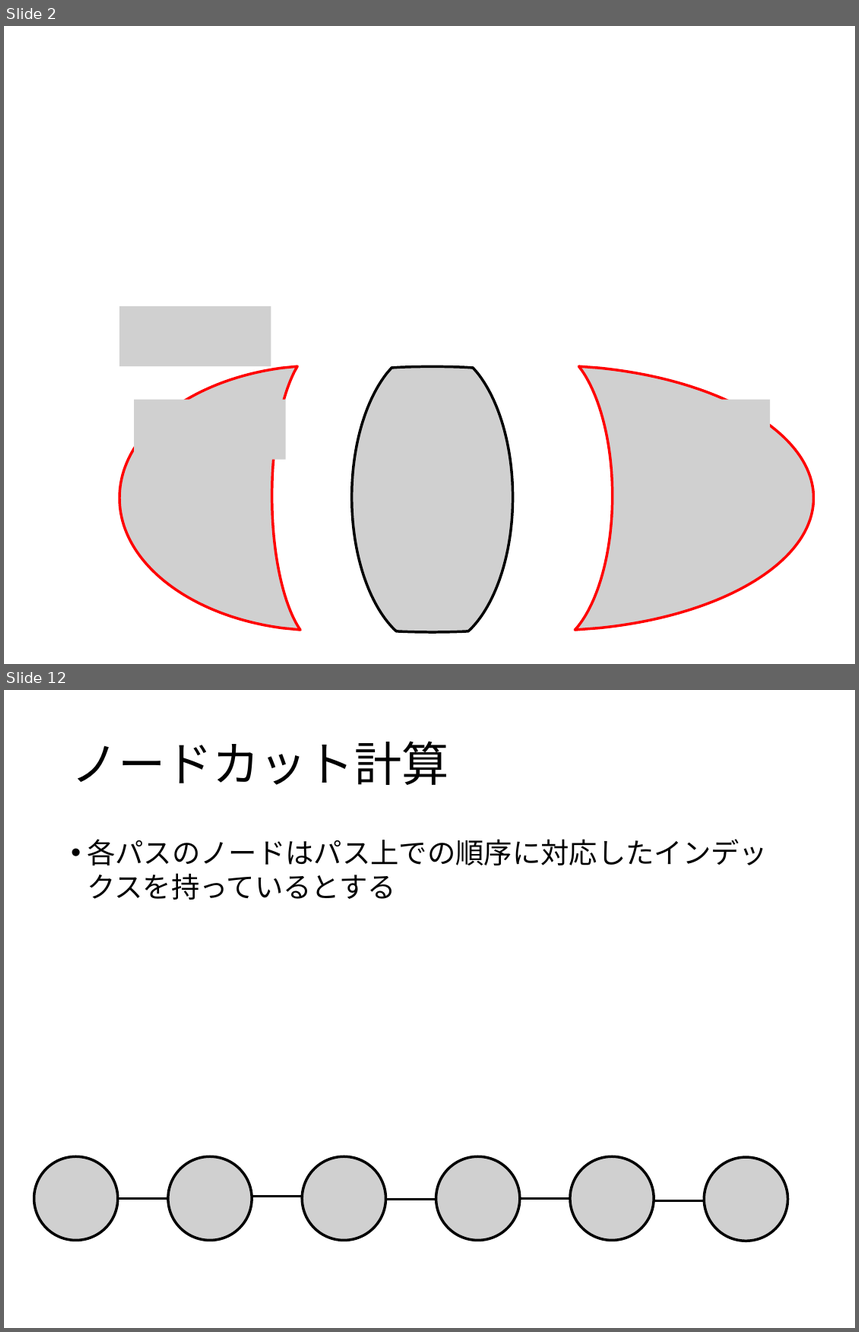
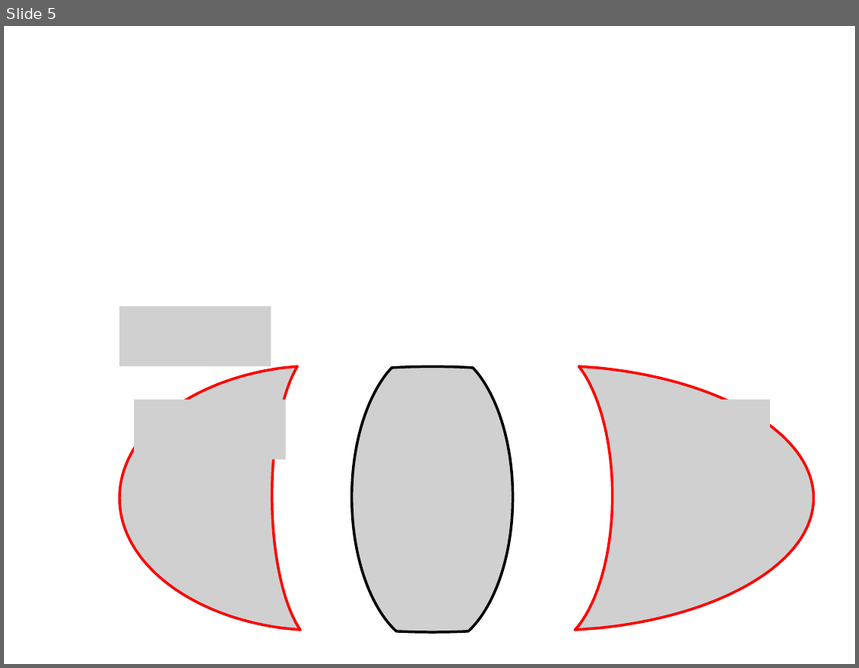
Before and after one commit to ssmr0410/share, a slide deck: slide/mizutani_pre.pptx. Shown one above the other, each under a label of ours: slides 2 and 12 before the commit, slide 5 after it; the slides between them are not shown. The pictures are 859x1332 and 859x668 pixels, drawn with LibreOffice and Linux fonts; fonts in the diff are those of the drawing; grey boxes stand for pictures. Boxes give left, top, right and bottom in pixels: in the first picture for what was removed or moved away, otherwise in the second. Text is boxed around its words. In the diff, an @@ line names an element or a change of style, - is before the commit and + after.

```diff
--- a/slide/mizutani_pre.pptx
+++ b/slide/mizutani_pre.pptx
@@ slide 12 removed at (4, 690, 855, 1328), background #FFFFFF @@
@@ title removed at (71, 741, 449, 785) @@
-ノードカット計算
@@ text removed at (87, 839, 768, 900) @@
-• 各パスのノードはパス上での順序に対応したインデックスを持っているとする
@@ picture removed at (34, 1157, 117, 1240) @@
@@ picture removed at (168, 1157, 252, 1240) @@
@@ picture removed at (302, 1157, 386, 1240) @@
@@ picture removed at (436, 1157, 520, 1240) @@
@@ picture removed at (570, 1157, 654, 1240) @@
@@ picture removed at (705, 1157, 788, 1241) @@
@@ line removed from (118, 1199) to (168, 1199) @@
@@ line removed from (252, 1196) to (302, 1196) @@
@@ line removed from (386, 1199) to (436, 1199) @@
@@ line removed from (520, 1199) to (570, 1199) @@
@@ line removed from (655, 1201) to (705, 1201) @@
@@ what was slide 2 is now slide 5 @@
```
Also in this commit, not shown: 8 slides changed, 6 slides added, 4 other slides removed, 1 other file.
